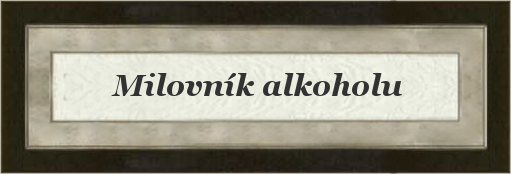
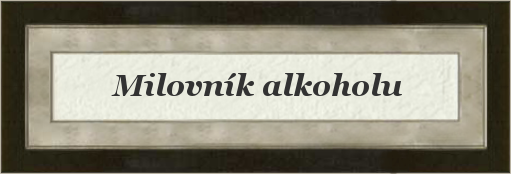
The second (511, 174) image is a revision of the first. Changes to its layers:
painted on "Card" over (30, 33, 488, 141)
